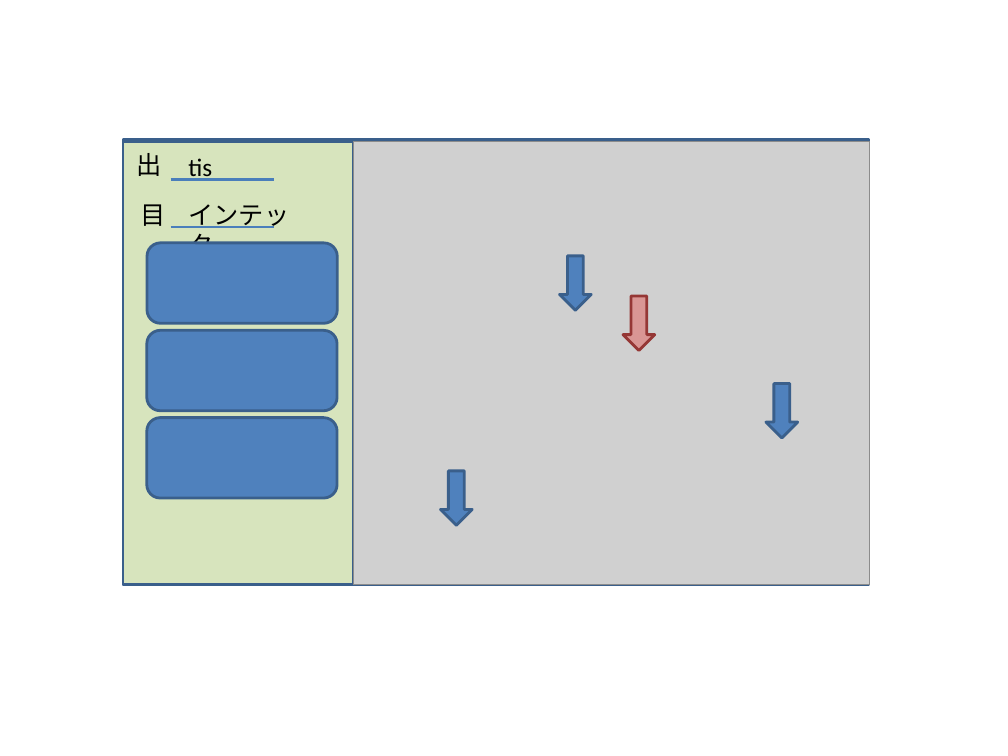
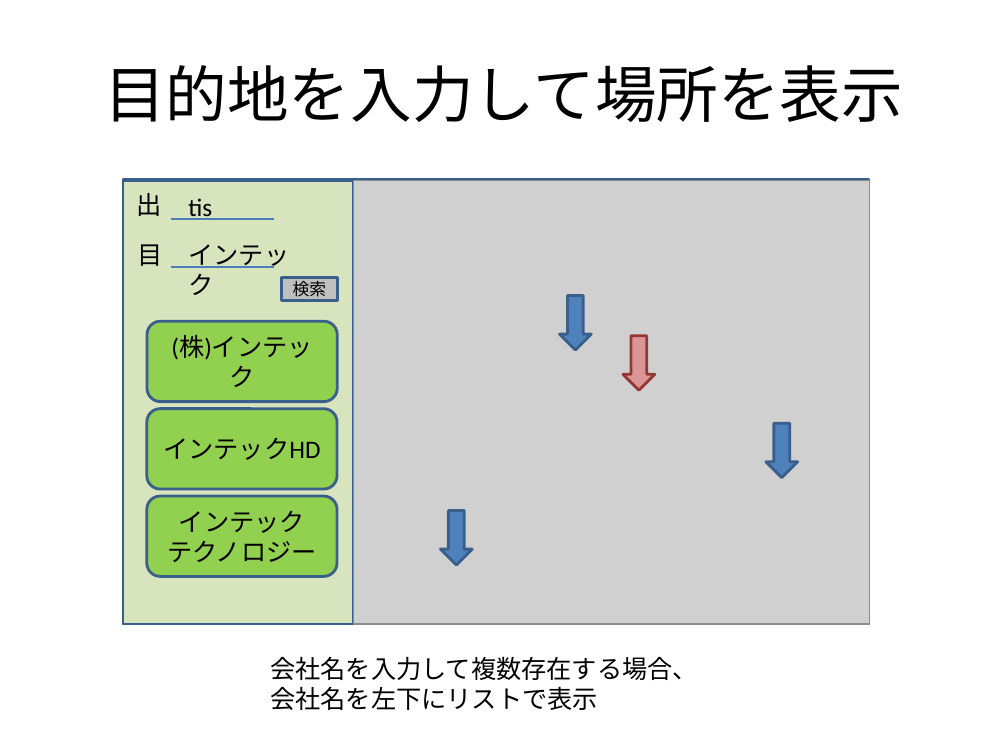
Before and after one commit to kawasaki-kk/kerotan, a slide deck: slide 3 of window.pptx. Drawn at 1008x756 pixels with LibreOffice and Linux fonts; fonts in the diff are those of the drawing; grey boxes stand for pictures. Boxes give left, top, right and bottom in pixels: in the first picture for what was removed or moved away, otherwise in the second. Text is boxed around its words. In the diff, an @@ line names an element or a change of style, - is before the commit and + after.

```diff
--- a/window.pptx
+++ b/window.pptx
@@ title added at [104, 65, 903, 122], 44 pt, text #000000 @@
+目的地を入力して場所を表示
@@ text "目": place and size @@
-text "目" at [141, 204, 166, 226]
+text "目" at [138, 244, 163, 266]
@@ rectangle added at [282, 277, 338, 300], fill #BFBFBF, outline #3A5F8C 2 pt, 12 pt, text #000000 @@
+検索
@@ rounded rectangle "(株)インテック": place and size @@
-rounded rectangle "(株)インテック" at [147, 243, 338, 324]
+rounded rectangle "(株)インテック" at [147, 322, 338, 402]
@@ text in rounded rectangle at [171, 335, 312, 387]: text added @@
+(株)インテック
@@ rounded rectangle "インテックHD": place and size @@
-rounded rectangle "インテックHD" at [147, 331, 338, 411]
+rounded rectangle "インテックHD" at [147, 408, 338, 489]
@@ text in rounded rectangle at [163, 438, 320, 460]: text added @@
+インテックHD
@@ fill #4F81BD to #92D050 in 3 elements at [147, 408, 338, 489], [147, 322, 338, 402], [147, 496, 338, 577] @@
@@ rounded rectangle "インテック テクノロジー": place and size @@
-rounded rectangle "インテック テクノロジー" at [147, 417, 338, 498]
+rounded rectangle "インテック テクノロジー" at [147, 496, 338, 577]
@@ text in rounded rectangle at [167, 511, 317, 562]: text added @@
+インテック
+テクノロジー
@@ 4 down arrows, 3 texts, 2 rectangles, 2 lines, 1 picture: place and size @@
-4 down arrows, 3 texts, 2 rectangles, 2 lines, 1 picture at [123, 140, 869, 585]
+4 down arrows, 3 texts, 2 rectangles, 2 lines, 1 picture at [123, 179, 869, 624]
@@ text added at [270, 656, 698, 710], 18 pt, text #000000 @@
+会社名を入力して複数存在する場合、
+会社名を左下にリストで表示
```
Also in this commit, not shown: 3 other slides changed, 6 slides added, 1 slide removed.
